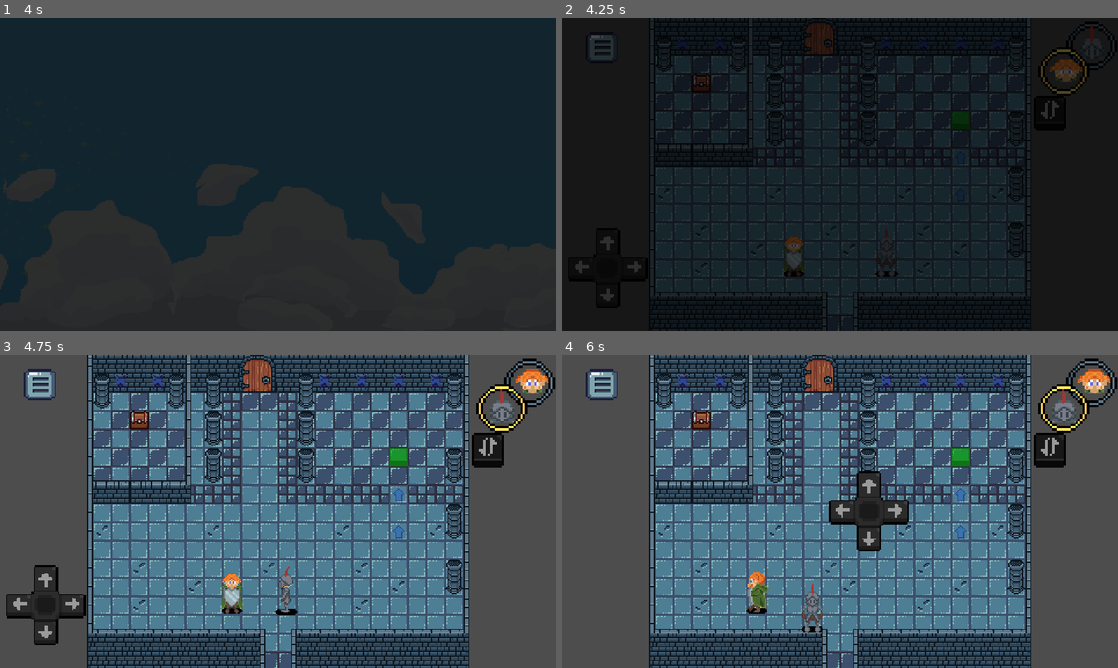
Above: before the commit, frames 1-4 (two rows, left to right).
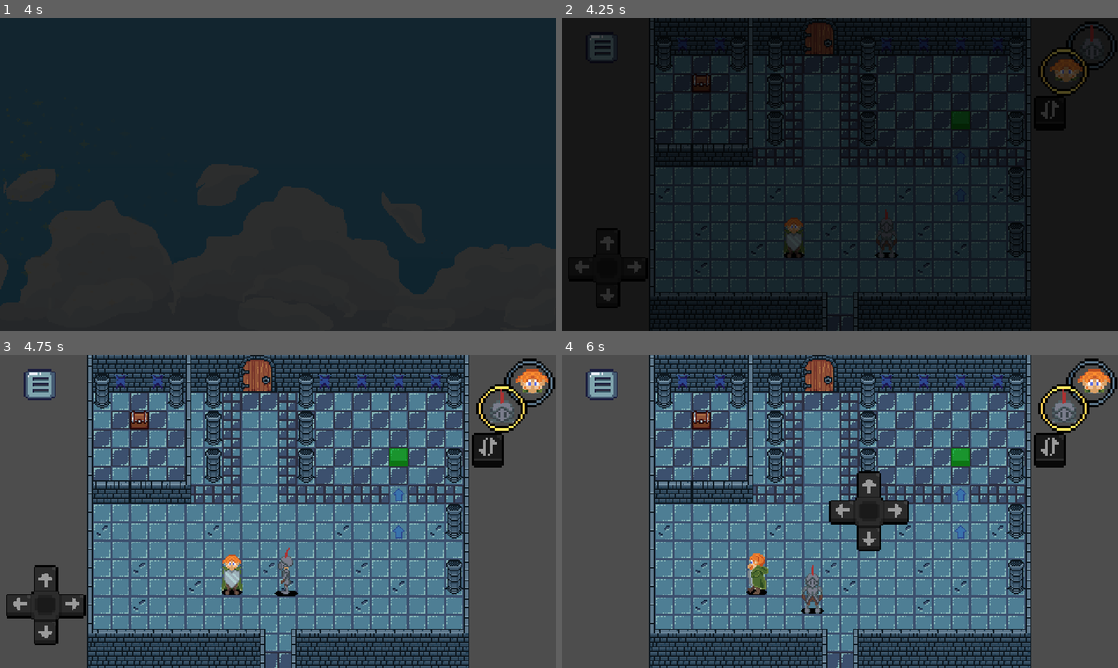
Above: after the commit, the same moments.

Repository: gumaciel/awesome-game-jam-01
Game: Godot game, scene res://scenes/main/main.tscn
Same seed, same stepped clock (60 frames per second), same inputs: the game is played once before the commit and once after it. The engine's default icon, where the game draws it, is replaced by a stand-in: a white triangle on a blue panel in a dark square.
Inputs (mouse positions are in pixels of both pictures, inside the frame that each line leads up to):
- Up to frame 1 (4 s): move the mouse to (400, 158) at 0.52 s; hold D (move_right) 0.53-1.28 s; hold J (alternate) 0.53-1.28 s; click (400, 158) at 0.67 s; move the mouse to (166, 190) at 1.27 s; hold S (move_down) 1.28-2 s; tap J (alternate) at 1.35, 3.6 s; click "Continue" at 2 s; move the mouse to (333, 105) at 2.77 s; hold D (move_right) 2.78-3.53 s; hold J (alternate) 2.78-3.53 s; move the mouse to (250, 237) at 3.52 s; hold W (move_up) from 3.53 s (still down); click (250, 237) at 3.67 s
- Up to frame 2 (4.25 s): keep holding W (move_up)
- Up to frame 3 (4.75 s): move the mouse to (444, 558) at 4.27 s; release W (move_up) at 4.28 s; hold A (move_left) from 4.28 s (still down); hold J (alternate) from 4.28 s (still down)
- Up to frame 4 (6 s): move the mouse to (673, 464) at 5.02 s; release J (alternate) at 5.03 s; tap J (alternate) at 5.1 s; move the mouse to (867, 511) at 5.77 s; release A (move_left) at 5.78 s; hold S (move_down) from 5.78 s (still down); hold J (alternate) from 5.78 s (still down); click (867, 511) at 5.92 s

Frame 1 is identical in both runs. In frame 2, 0.6% of the frame differs, in the area x 39-61%, y 61-83%; in frame 3, 1.0%; in frame 4, 1.1%, in the area x 33-48%, y 63-89%.

Commit message:
finish levels

Diff:
--- a/scenes/levels/level_1.tscn
+++ b/scenes/levels/level_1.tscn
@@ -54,6 +54,37 @@
 layer_2/tile_data = PackedInt32Array(65545, 393218, 1, 65541, 393218, 1, 327691, 393218, 1, 196619, 393218, 1, 65547, 393218, 1, 65552, 393218, 1, 196624, 393218, 1, 327696, 393218, 1, 720920, 393218, 1, 524312, 393218, 1, 327704, 393218, 1, 65560, 393218, 1)
 script = ExtResource("3_nhedo")
 
+[node name="LevelDoor" parent="Scenario" instance=ExtResource("7_pjced")]
+position = Vector2(222, 16)
+next_level = ExtResource("9_nb1ag")
+
+[node name="GreenButton" parent="Scenario" instance=ExtResource("10_ufr8c")]
+position = Vector2(344, 88)
+
+[node name="Door" parent="Scenario" instance=ExtResource("9_hslik")]
+position = Vector2(112, 118)
+
+[node name="Chest" parent="Scenario" instance=ExtResource("10_781sr")]
+position = Vector2(120, 56)
+
+[node name="Node2D" type="Node2D" parent="Scenario"]
+y_sort_enabled = true
+
+[node name="Player2" parent="Scenario/Node2D" instance=ExtResource("13_xqswb")]
+unique_name_in_owner = true
+position = Vector2(280, 197)
+active = false
+
+[node name="Player1" parent="Scenario/Node2D" instance=ExtResource("14_6j4dx")]
+unique_name_in_owner = true
+position = Vector2(200, 197)
+
+[node name="Texture" parent="Scenario/Node2D/Player1" index="0"]
+y_sort_enabled = false
+
+[node name="Up" parent="Scenario/Node2D/Player1/Raycasts" index="0"]
+target_position = Vector2(0, -20)
+
 [node name="DestroyingBridgeAudio" type="AudioStreamPlayer" parent="Scenario"]
 stream = ExtResource("4_2t5aw")
 
@@ -61,45 +92,13 @@
 stream = ExtResource("5_483n6")
 
 [node name="UI" parent="." node_paths=PackedStringArray("player_1", "player_2") instance=ExtResource("6_61wt5")]
-player_1 = NodePath("../Node2D/Player1")
-player_2 = NodePath("../Node2D/Player2")
+player_1 = NodePath("../Scenario/Node2D/Player1")
+player_2 = NodePath("../Scenario/Node2D/Player2")
 
-[node name="LevelDoor" parent="." instance=ExtResource("7_pjced")]
-position = Vector2(222, 16)
-next_level = ExtResource("9_nb1ag")
+[connection signal="area_entered" from="Scenario/GreenButton" to="Scenario/Door" method="_on_button_area_entered"]
+[connection signal="area_entered" from="Scenario/Chest" to="Scenario/LevelDoor" method="_on_chest_area_entered"]
+[connection signal="call_scenario" from="Scenario/Node2D/Player2" to="Scenario" method="_on_player_2_call_scenario"]
+[connection signal="call_scenario" from="Scenario/Node2D/Player1" to="Scenario" method="_on_player_1_call_scenario"]
 
-[node name="GreenButton" parent="." instance=ExtResource("10_ufr8c")]
-position = Vector2(344, 88)
-
-[node name="Door" parent="." instance=ExtResource("9_hslik")]
-position = Vector2(112, 118)
-
-[node name="Chest" parent="." instance=ExtResource("10_781sr")]
-position = Vector2(120, 56)
-
-[node name="Node2D" type="Node2D" parent="."]
-y_sort_enabled = true
-position = Vector2(0, 16)
-
-[node name="Player2" parent="Node2D" instance=ExtResource("13_xqswb")]
-unique_name_in_owner = true
-position = Vector2(280, 197)
-active = false
-
-[node name="Player1" parent="Node2D" instance=ExtResource("14_6j4dx")]
-unique_name_in_owner = true
-position = Vector2(200, 197)
-
-[node name="Texture" parent="Node2D/Player1" index="0"]
-y_sort_enabled = false
-
-[node name="Up" parent="Node2D/Player1/Raycasts" index="0"]
-target_position = Vector2(0, -20)
-
-[connection signal="area_entered" from="GreenButton" to="Door" method="_on_button_area_entered"]
-[connection signal="area_entered" from="Chest" to="LevelDoor" method="_on_chest_area_entered"]
-[connection signal="call_scenario" from="Node2D/Player2" to="Scenario" method="_on_player_2_call_scenario"]
-[connection signal="call_scenario" from="Node2D/Player1" to="Scenario" method="_on_player_1_call_scenario"]
-
+[editable path="Scenario/Node2D/Player1"]
 [editable path="UI"]
-[editable path="Node2D/Player1"]
--- a/scenes/levels/level_2.tscn
+++ b/scenes/levels/level_2.tscn
@@ -54,6 +54,16 @@
 [node name="Door" parent="Scenario" instance=ExtResource("11_c3v30")]
 position = Vector2(121, 182)
 
+[node name="LevelDoor" parent="Scenario" instance=ExtResource("8_kyubv")]
+position = Vector2(121, 16)
+next_level = ExtResource("8_spcn2")
+
+[node name="GreenButton" parent="Scenario" instance=ExtResource("10_76kvk")]
+position = Vector2(295, 57)
+
+[node name="Chest" parent="Scenario" instance=ExtResource("12_au01k")]
+position = Vector2(248, 56)
+
 [node name="Node2D" type="Node2D" parent="Scenario"]
 y_sort_enabled = true
 
@@ -79,20 +89,10 @@
 player_1 = NodePath("../Scenario/Node2D/Player1")
 player_2 = NodePath("../Scenario/Node2D/Player2")
 
-[node name="LevelDoor" parent="." instance=ExtResource("8_kyubv")]
-position = Vector2(121, 16)
-next_level = ExtResource("8_spcn2")
-
-[node name="GreenButton" parent="." instance=ExtResource("10_76kvk")]
-position = Vector2(295, 57)
-
-[node name="Chest" parent="." instance=ExtResource("12_au01k")]
-position = Vector2(248, 56)
-
+[connection signal="area_entered" from="Scenario/GreenButton" to="Scenario/Door" method="_on_button_area_entered"]
+[connection signal="area_entered" from="Scenario/Chest" to="Scenario/LevelDoor" method="_on_chest_area_entered"]
 [connection signal="call_scenario" from="Scenario/Node2D/Player2" to="Scenario" method="_on_player_2_call_scenario"]
 [connection signal="call_scenario" from="Scenario/Node2D/Player1" to="Scenario" method="_on_player_1_call_scenario"]
-[connection signal="area_entered" from="GreenButton" to="Scenario/Door" method="_on_button_area_entered"]
-[connection signal="area_entered" from="Chest" to="LevelDoor" method="_on_chest_area_entered"]
 
 [editable path="Scenario/Node2D/Player1"]
 [editable path="UI"]
--- a/scenes/levels/level_3.tscn
+++ b/scenes/levels/level_3.tscn
@@ -52,6 +52,31 @@
 layer_2/tile_data = PackedInt32Array(655369, 65538, 9, 851992, 393218, 1, 720920, 393218, 1, 851973, 393218, 1, 720901, 393218, 1)
 script = ExtResource("3_3u0dx")
 
+[node name="Door" parent="Scenario" instance=ExtResource("8_bdl4r")]
+position = Vector2(112, 182)
+
+[node name="ArrowCanon" parent="Scenario" instance=ExtResource("11_qtjaq")]
+position = Vector2(189, 56)
+rotation = -1.5708
+
+[node name="ArrowCanon2" parent="Scenario" instance=ExtResource("11_qtjaq")]
+position = Vector2(189, 136)
+rotation = -1.5708
+
+[node name="ArrowCanon3" parent="Scenario" instance=ExtResource("11_qtjaq")]
+position = Vector2(280, 217)
+rotation = -1.5708
+
+[node name="GreenButton" parent="Scenario" instance=ExtResource("10_rwx8h")]
+position = Vector2(360, 137)
+
+[node name="Chest" parent="Scenario" instance=ExtResource("9_tmsig")]
+position = Vector2(360, 54)
+
+[node name="LevelDoor" parent="Scenario" instance=ExtResource("6_ibd01")]
+position = Vector2(121, 16)
+next_level = ExtResource("9_hgqlf")
+
 [node name="DestroyingBridgeAudio" type="AudioStreamPlayer" parent="Scenario"]
 stream = ExtResource("4_iaegs")
 
@@ -63,46 +88,21 @@
 
 [node name="Player2" parent="Scenario/Node2D" instance=ExtResource("12_d2hyj")]
 unique_name_in_owner = true
-position = Vector2(280, 197)
+position = Vector2(248, 197)
 active = false
 
 [node name="Player1" parent="Scenario/Node2D" instance=ExtResource("13_vvimm")]
 unique_name_in_owner = true
-position = Vector2(392, 197)
+position = Vector2(360, 197)
 
 [node name="UI" parent="." node_paths=PackedStringArray("player_1", "player_2") instance=ExtResource("5_72hom")]
 player_1 = NodePath("../Scenario/Node2D/Player1")
 player_2 = NodePath("../Scenario/Node2D/Player2")
 
-[node name="LevelDoor" parent="." instance=ExtResource("6_ibd01")]
-position = Vector2(121, 16)
-next_level = ExtResource("9_hgqlf")
-
-[node name="ArrowCanon" parent="." instance=ExtResource("11_qtjaq")]
-position = Vector2(189, 56)
-rotation = -1.5708
-
-[node name="ArrowCanon2" parent="." instance=ExtResource("11_qtjaq")]
-position = Vector2(189, 136)
-rotation = -1.5708
-
-[node name="ArrowCanon3" parent="." instance=ExtResource("11_qtjaq")]
-position = Vector2(280, 217)
-rotation = -1.5708
-
-[node name="GreenButton" parent="." instance=ExtResource("10_rwx8h")]
-position = Vector2(360, 137)
-
-[node name="Door" parent="." instance=ExtResource("8_bdl4r")]
-position = Vector2(112, 182)
-
-[node name="Chest" parent="." instance=ExtResource("9_tmsig")]
-position = Vector2(360, 54)
-
+[connection signal="area_entered" from="Scenario/GreenButton" to="Scenario/Door" method="_on_button_area_entered"]
+[connection signal="area_entered" from="Scenario/Chest" to="Scenario/LevelDoor" method="_on_chest_area_entered"]
 [connection signal="call_scenario" from="Scenario/Node2D/Player2" to="Scenario" method="_on_player_2_call_scenario"]
 [connection signal="call_scenario" from="Scenario/Node2D/Player1" to="Scenario" method="_on_player_1_call_scenario"]
-[connection signal="area_entered" from="GreenButton" to="Door" method="_on_button_area_entered"]
-[connection signal="area_entered" from="Chest" to="LevelDoor" method="_on_chest_area_entered"]
 
 [editable path="Scenario/Node2D/Player1"]
 [editable path="UI"]
--- a/scenes/levels/level_4.tscn
+++ b/scenes/levels/level_4.tscn
@@ -45,6 +45,23 @@
 layer_1/tile_data = PackedInt32Array(589843, 65538, 8, 589844, 65538, 8, 589847, 65538, 8, 589848, 65538, 8, 524307, 65 …(590 unchanged characters)…
 script = ExtResource("3_i8o75")
 
+[node name="LevelDoor" parent="Scenario" instance=ExtResource("6_7w4st")]
+position = Vector2(105, 16)
+next_level = ExtResource("8_ak8va")
+
+[node name="Door" parent="Scenario" instance=ExtResource("7_0g1lb")]
+position = Vector2(352, 150)
+
+[node name="Chest" parent="Scenario" instance=ExtResource("8_ufv5v")]
+position = Vector2(185, 104)
+
+[node name="Button" parent="Scenario" instance=ExtResource("9_t77h1")]
+position = Vector2(361, 105)
+
+[node name="ArrowCanon" parent="Scenario" instance=ExtResource("10_818em")]
+position = Vector2(392, 56)
+rotation = 1.5708
+
 [node name="Node2D" type="Node2D" parent="Scenario"]
 y_sort_enabled = true
 
@@ -67,28 +84,11 @@
 player_1 = NodePath("../Scenario/Node2D/Player1")
 player_2 = NodePath("../Scenario/Node2D/Player2")
 
-[node name="LevelDoor" parent="." instance=ExtResource("6_7w4st")]
-position = Vector2(105, 16)
-next_level = ExtResource("8_ak8va")
-
-[node name="Door" parent="." instance=ExtResource("7_0g1lb")]
-position = Vector2(352, 150)
-
-[node name="Chest" parent="." instance=ExtResource("8_ufv5v")]
-position = Vector2(185, 104)
-
-[node name="Button" parent="." instance=ExtResource("9_t77h1")]
-position = Vector2(361, 105)
-
-[node name="ArrowCanon" parent="." instance=ExtResource("10_818em")]
-position = Vector2(392, 56)
-rotation = 1.5708
-
+[connection signal="area_entered" from="Scenario/Chest" to="Scenario/LevelDoor" method="_on_chest_area_entered"]
+[connection signal="area_entered" from="Scenario/Button" to="Scenario/Door" method="_on_button_area_entered"]
+[connection signal="area_exited" from="Scenario/Button" to="Scenario/Door" method="_on_button_area_exited"]
 [connection signal="call_scenario" from="Scenario/Node2D/Player2" to="Scenario" method="_on_player_2_call_scenario"]
 [connection signal="call_scenario" from="Scenario/Node2D/Player1" to="Scenario" method="_on_player_1_call_scenario"]
-[connection signal="area_entered" from="Chest" to="LevelDoor" method="_on_chest_area_entered"]
-[connection signal="area_entered" from="Button" to="Door" method="_on_button_area_entered"]
-[connection signal="area_exited" from="Button" to="Door" method="_on_button_area_exited"]
 
 [editable path="Scenario/Node2D/Player1"]
 [editable path="UI"]
